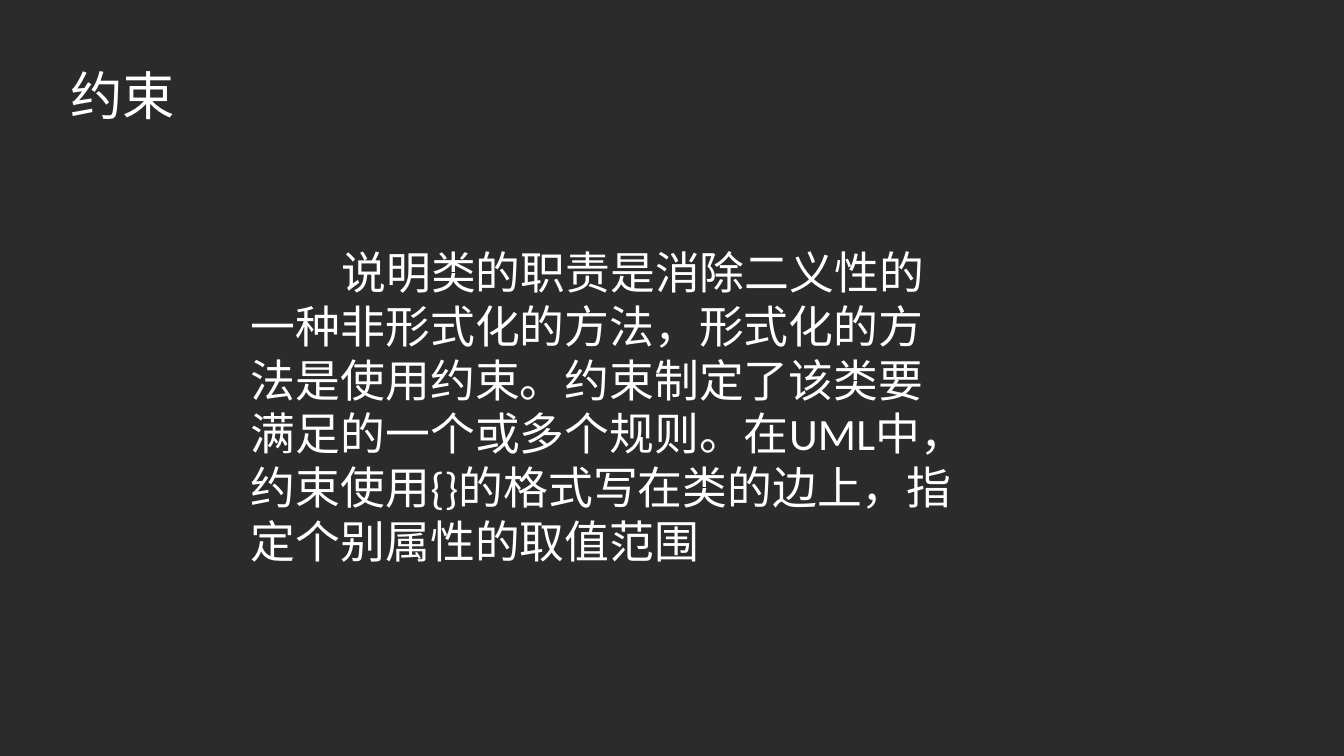
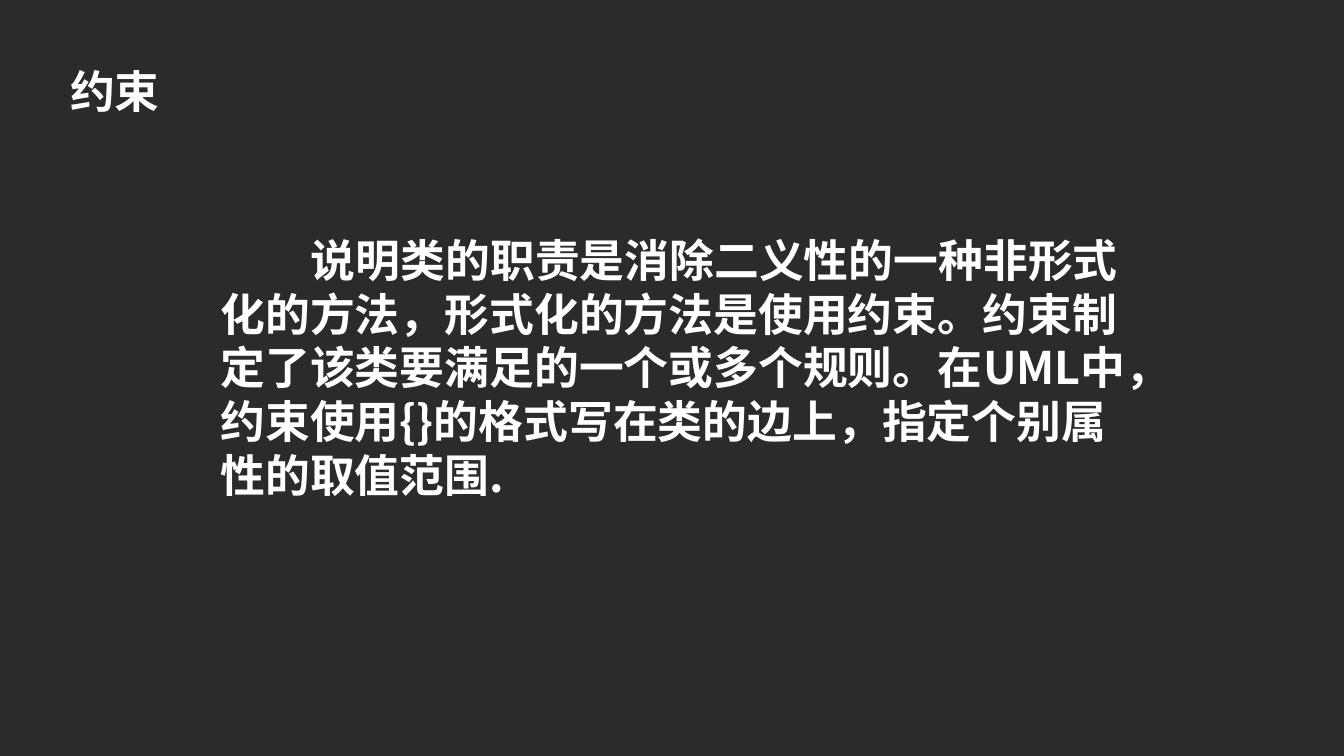
Before and after one commit to PRD2017G23/-, a slide deck: slide 24 of 小组作业/PPT/UML基础_图.pptx (slide 13 before the commit). Drawn at 1344x756 pixels with LibreOffice and Linux fonts; fonts in the diff are those of the drawing; background and template pictures are left out; a plain dark background stands for a picture behind light text. Boxes give left, top, right and bottom in pixels: in the first picture for what was removed or moved away, otherwise in the second. Text is boxed around its words. In the diff, an @@ line names an element or a change of style, - is before the commit and + after.

Commit message:
uml1图

```diff
--- a/小组作业/PPT/UML基础_图.pptx
+++ b/小组作业/PPT/UML基础_图.pptx
@@ text "约束" at <box>70,70,160,112</box>: size 37.3 to 32 pt, font Calibri to Noto Sans CJK SC, bold on @@
@@ text at <box>221,238,1171,496</box>: text changed; font Calibri to Noto Sans CJK SC; bold on @@
-说明类的职责是消除二义性的一种非形式化的方法，形式化的方法是使用约束。约束制定了该类要满足的一个或多个规则。在UML中，约束使用{}的格式写在类的边上，指定个别属性的取值范围
+说明类的职责是消除二义性的一种非形式化的方法，形式化的方法是使用约束。约束制定了该类要满足的一个或多个规则。在UML中，约束使用{}的格式写在类的边上，指定个别属性的取值范围.
```
Also in this commit, not shown: 39 other slides changed, 15 slides added, 25 slides removed.
